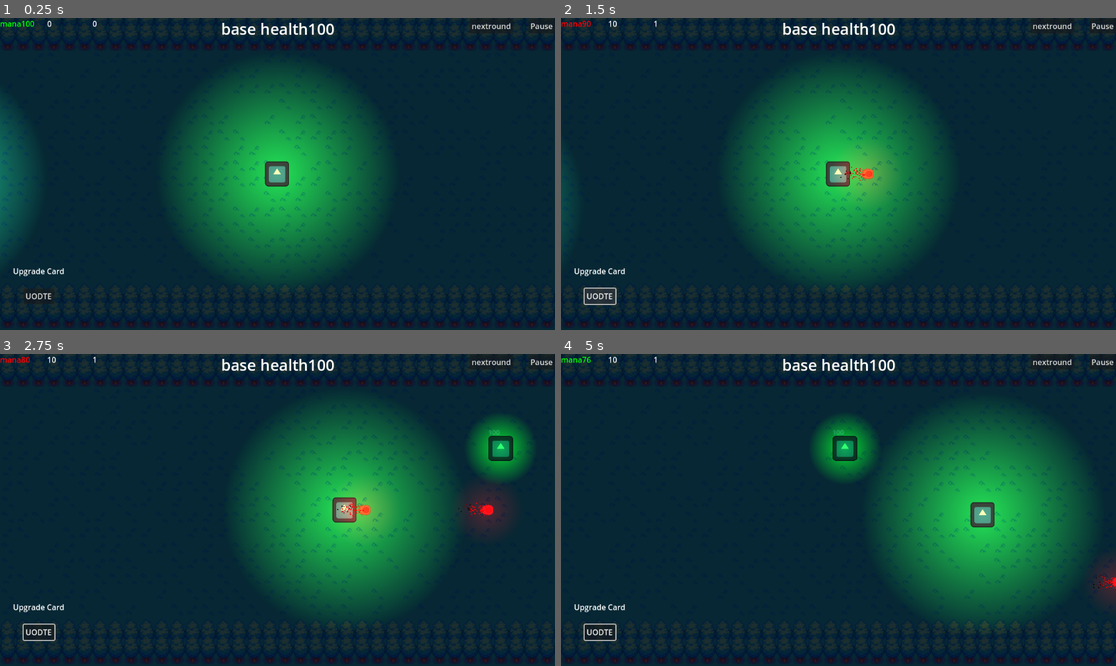
Above: before the commit, frames 1-4 (two rows, left to right).
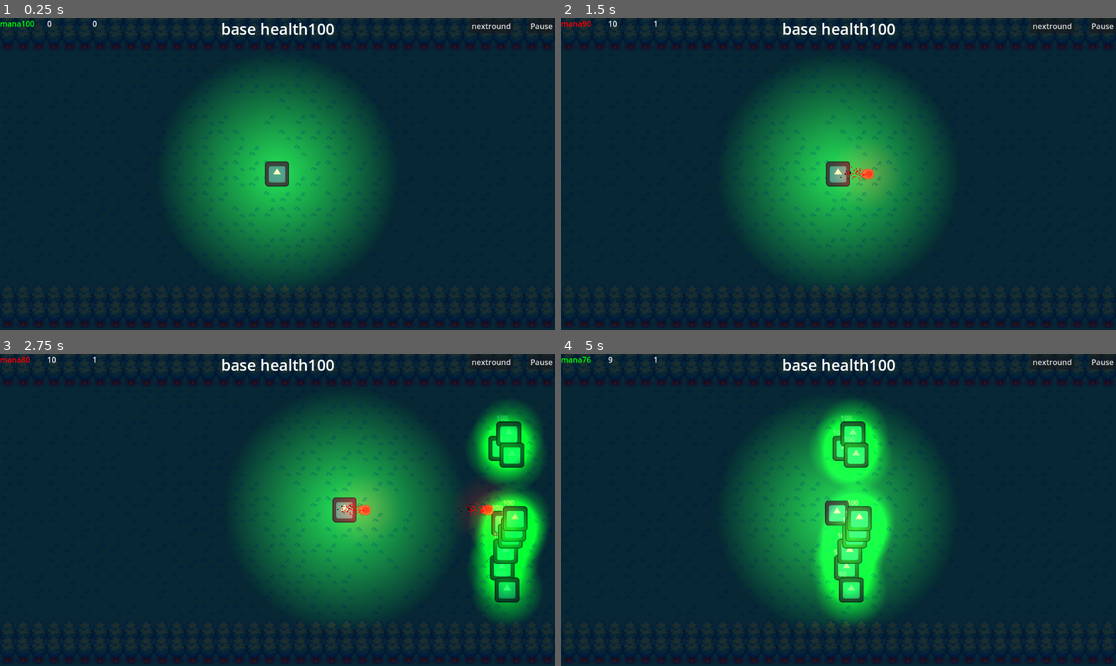
Above: after the commit, the same moments.

Repository: axel-bromee/pirp
Game: Godot game, scene res://scens/map.tscn
Same seed, same stepped clock (60 frames per second), same inputs: the game is played once before the commit and once after it. The engine's default icon, where the game draws it, is replaced by a stand-in: a white triangle on a blue panel in a dark square.
Inputs (mouse positions are in pixels of both pictures, inside the frame that each line leads up to):
- Up to frame 1 (0.25 s): no input
- Up to frame 2 (1.5 s): click "nextround" at 0.5 s; click (599, 295) at 1.25 s, where only the run before the commit has a clickable "UODTE"
- Up to frame 3 (2.75 s): move the mouse to (399, 494) at 2.02 s; press the mouse at (399, 494) at 2.03 s; hold D (right) from 2.03 s (still down)
- Up to frame 4 (5 s): move the mouse to (727, 525) at 2.77 s; release D (right) at 2.78 s; release the mouse at (727, 525) at 2.78 s; hold S (down) 2.78-3.53 s; right-click (727, 525) at 2.85 s; click (727, 525) at 3.05 s; move the mouse to (894, 441) at 3.52 s; press the mouse at (894, 441) at 3.53 s; hold D (right) 3.53-4.28 s; move the mouse to (810, 572) at 4.27 s; release the mouse at (810, 572) at 4.28 s; hold W (up) from 4.28 s (still down); click (810, 572) at 4.35 s

The runs differ from the first frame. In frame 1, 2.1% of the frame differs, in the area x 0-12%, y 27-91%; in frame 2, 0.6%; in frame 3, 7.5%; in frame 4, 36%, in the area x 2-100%, y 0-92%.

Commit message:
finaly made the card system and it works and fixed bugs

Diff:
--- a/scens/card.tscn
+++ b/scens/card.tscn
@@ -4,32 +4,65 @@
 
 [node name="card" type="Control"]
 layout_mode = 3
-anchors_preset = 15
-anchor_right = 1.0
-anchor_bottom = 1.0
-offset_left = -80.0
-offset_top = -128.0
-offset_right = -1088.0
-offset_bottom = -552.0
+anchor_left = -0.044
+anchor_top = -0.129
+anchor_right = 0.048
+anchor_bottom = 0.117
+offset_left = 50.688
+offset_top = 83.592
+offset_right = -55.296
+offset_bottom = -75.816
+script = ExtResource("1_uqk5j")
+
+[node name="upgrade card" type="Label" parent="."]
+layout_mode = 1
+anchors_preset = 8
+anchor_left = 0.5
+anchor_top = 0.5
+anchor_right = 0.5
+anchor_bottom = 0.5
+offset_left = -51.5
+offset_top = -124.22
+offset_right = 51.5
+offset_bottom = -101.22
 grow_horizontal = 2
 grow_vertical = 2
-script = ExtResource("1_uqk5j")
-
-[node name="RichTextLabel" type="RichTextLabel" parent="."]
-layout_mode = 0
-offset_left = -144.0
-offset_top = 88.0
-offset_right = 304.0
-offset_bottom = 152.0
-text = "Upgrade Card"
+text = "upgrade card"
 horizontal_alignment = 1
 
-[node name="Button" type="Button" parent="."]
-layout_mode = 0
-offset_left = 48.0
-offset_top = 136.0
-offset_right = 112.0
-offset_bottom = 168.0
-text = "UODTE"
+[node name="activation_button" type="Button" parent="."]
+layout_mode = 1
+anchors_preset = 8
+anchor_left = 0.5
+anchor_top = 0.5
+anchor_right = 0.5
+anchor_bottom = 0.5
+offset_left = -87.0
+offset_top = -15.5
+offset_right = 87.0
+offset_bottom = 15.5
+grow_horizontal = 2
+grow_vertical = 2
+size_flags_horizontal = 0
+size_flags_vertical = 4
+focus_mode = 0
+text = "chose"
 
-[connection signal="pressed" from="Button" to="." method="_on_button_pressed"]
+[node name="description" type="Label" parent="."]
+layout_mode = 1
+anchors_preset = 8
+anchor_left = 0.5
+anchor_top = 0.5
+anchor_right = 0.5
+anchor_bottom = 0.5
+offset_left = -123.0
+offset_top = 55.65
+offset_right = 123.0
+offset_bottom = 139.65
+grow_horizontal = 2
+grow_vertical = 2
+text = "this is an upgrade car it will chose one and it will make your charecter stronger"
+horizontal_alignment = 1
+autowrap_mode = 3
+
+[connection signal="pressed" from="activation_button" to="." method="_on_button_pressed"]
--- a/scens/map.tscn
+++ b/scens/map.tscn
@@ -1,13 +1,10 @@
-[gd_scene load_steps=15 format=4 uid="uid://cno3h3ogian80"]
+[gd_scene load_steps=14 format=4 uid="uid://cno3h3ogian80"]
 
 [ext_resource type="PackedScene" uid="uid://btkshog85osn2" path="res://scens/charecter.tscn" id="1_buwpt"]
 [ext_resource type="Texture2D" uid="uid://dx3jnwmncx7oh" path="res://art/World of Solaria New Style DEMO.png" id="2_bcg8a"]
 [ext_resource type="PackedScene" uid="uid://bjbe11w4se888" path="res://scens/base.tscn" id="3_1qhvb"]
 [ext_resource type="PackedScene" uid="uid://2r4bduup0i4y" path="res://scens/spawner.tscn" id="3_ri7cp"]
 [ext_resource type="Texture2D" uid="uid://c2ddvfjcon80b" path="res://art/light.webp" id="3_wvn8m"]
-[ext_resource type="PackedScene" uid="uid://cjan0u38e3fy3" path="res://scens/orc.tscn" id="6_q25v5"]
-[ext_resource type="PackedScene" uid="uid://c6ufw1hilawpn" path="res://scens/card.tscn" id="4_q25v5"]
-
 
 [sub_resource type="TileSetAtlasSource" id="TileSetAtlasSource_ri7cp"]
 texture = ExtResource("2_bcg8a")
@@ -225,6 +222,7 @@
 offset_top = 1.0
 offset_bottom = 32.0
 grow_horizontal = 0
+focus_mode = 0
 text = "Pause"
 metadata/_edit_use_anchors_ = true
 
@@ -237,18 +235,22 @@
 offset_right = -87.0
 offset_bottom = 32.0
 grow_horizontal = 0
+focus_mode = 0
 text = "nextround"
 metadata/_edit_use_anchors_ = true
 
-[node name="card" parent="CanvasLayer" instance=ExtResource("4_q25v5")]
+[node name="HBoxContainer" type="HBoxContainer" parent="CanvasLayer"]
 anchors_preset = -1
-anchor_right = 0.033
-anchor_bottom = 0.043
-offset_left = 1.0
-offset_top = 426.0
-offset_right = 106.984
-offset_bottom = 622.136
-metadata/_edit_use_anchors_ = true
+anchor_left = 0.326389
+anchor_top = 0.5
+anchor_right = 0.673611
+anchor_bottom = 0.5
+grow_horizontal = 2
+grow_vertical = 2
+size_flags_horizontal = 4
+size_flags_vertical = 4
+theme_override_constants/separation = 200
+alignment = 1
 
 [node name="barier" type="Node" parent="."]
 
@@ -278,19 +280,9 @@
 position = Vector2(450, 0)
 
 [node name="base" parent="." instance=ExtResource("3_1qhvb")]
-
 position = Vector2(-312, -1)
 
-[node name="Orc" parent="." instance=ExtResource("6_q25v5")]
-position = Vector2(186, 12)
-
-position = Vector2(-360, 0)
-
 [node name="enemies" type="Node2D" parent="."]
 
-[connection signal="mouse_entered" from="CanvasLayer/PauseButton" to="CharacterBody2D" method="_on_pause_button_mouse_entered"]
-[connection signal="mouse_exited" from="CanvasLayer/PauseButton" to="CharacterBody2D" method="_on_pause_button_mouse_exited"]
 [connection signal="pressed" from="CanvasLayer/PauseButton" to="spawner" method="_on_pause_button_pressed"]
-[connection signal="mouse_entered" from="CanvasLayer/nextround" to="CharacterBody2D" method="_on_pause_button_mouse_entered"]
-[connection signal="mouse_exited" from="CanvasLayer/nextround" to="CharacterBody2D" method="_on_pause_button_mouse_exited"]
 [connection signal="pressed" from="CanvasLayer/nextround" to="spawner" method="_on_nextround_pressed"]
--- a/scripts/card.gd
+++ b/scripts/card.gd
@@ -1,8 +1,36 @@
 extends Control
-@onready var CHARECTER = $"../../CharacterBody2D"
+@onready var upgrade_card = $"upgrade card"
+@onready var description = $description
+@onready var character_body_2d = $"../../../CharacterBody2D"
+
+var rando_card
+
+func _ready():
+	rando_card = 0#randi_range(0,9)
+	match rando_card:
+		0:
+			common_card_mana_vis()
+		1:
+			pass
+		2:
+			pass
+		3:
+			pass
+		4:
+			pass
+		5:
+			pass
+		6:
+			pass
+		7:
+			pass
+		8:
+			pass
+		9:
+			pass
 
 func _on_button_pressed() -> void:
-	match randi_range(0,9):
+	match rando_card:
 		0:
 			common_card_mana()
 		1:
@@ -23,7 +51,11 @@
 			pass
 		9:
 			pass
+	for child in get_parent().get_children():
+		child.queue_free()
+func common_card_mana_vis():
+	upgrade_card.text = "common mana card"
+	description.text = "this card increses your max mana by 25"
 
 func common_card_mana():
-	CHARECTER.max_mana += 50
-	pass
+	character_body_2d.max_mana += 25
--- a/scripts/charecter.gd
+++ b/scripts/charecter.gd
@@ -33,12 +33,15 @@
 	else:
 		label_mana.label_settings.font_color = Color(0,1,0)
 
-	if Input.is_action_pressed("shot") and can_fire and mana >= 10:
+	if Input.is_action_pressed("shot") and can_fire and mana >= 10 and !is_mouse_over_ui():
 		shot()
 	if Input.is_action_pressed("second_shot") and can_fire and mana >= 50:
 		second_shot()
 
 	move_and_slide()
+
+func is_mouse_over_ui() -> bool:
+	return get_viewport().gui_get_hovered_control() != null
 
 func shot():
 	mana -= 10
@@ -65,12 +68,5 @@
 func _on_mana_coldown_timeout():
 	can_regen = true
 
-
 func _on_fire_coldown_timeout():
 	can_fire = true
-
-
-func _on_pause_button_mouse_entered() -> void:
-	can_fire = false
-func _on_pause_button_mouse_exited() -> void:
-	can_fire = true
--- a/scripts/spawner.gd
+++ b/scripts/spawner.gd
@@ -1,6 +1,7 @@
 extends Marker2D
 @onready var goblin_sceen = preload("res://scens/goblin.tscn")
 @onready var Goblin_script = preload("res://scripts/goblin.gd")
+@onready var CARD = preload("res://scens/card.tscn")
 @onready var pause_button: Button = $"../CanvasLayer/PauseButton"
 @onready var label_round: Label = $"../CanvasLayer/round"
 @onready var label_goblins: Label = $"../CanvasLayer/goblins"
@@ -14,7 +15,7 @@
 var goblins_extra = 0
 var goblin_amount = 0
 var goblins_left = 0
-var spawn_interval = 5
+var spawn_interval = 0
 
 func _ready():
 	pass
@@ -23,12 +24,12 @@
 func _process(delta):
 	label_goblins.text = str(goblins_left + get_parent().get_node("enemies").get_child_count())
 	label_round.text = str(rounds)
+	if goblins_left + get_parent().get_node("enemies").get_child_count() == 0 and rounds % 1 == 0 and round_clear == true:
+		round_finished()
 
 func next_round():
+		round_clear = true
 		rounds += 1
-		#if rounds % 3 == 0:
-			#goblins_extra += 100
-			#spawn_interval = 0
 		goblins_extra += 5
 		goblin_amount = 5 + goblins_extra
 		goblins_left = goblin_amount
@@ -43,6 +44,12 @@
 		goblin.position = position + Vector2(rand_y,rand_x)
 		get_parent().get_node("enemies").add_child(goblin)
 		await get_tree().create_timer(spawn_interval).timeout
+
+func round_finished():
+	for i in range(3):
+		var card = CARD.instantiate()
+		get_parent().get_node("CanvasLayer/HBoxContainer").add_child(card)
+	round_clear = false
 
 
 func _on_pause_button_pressed() -> void:
